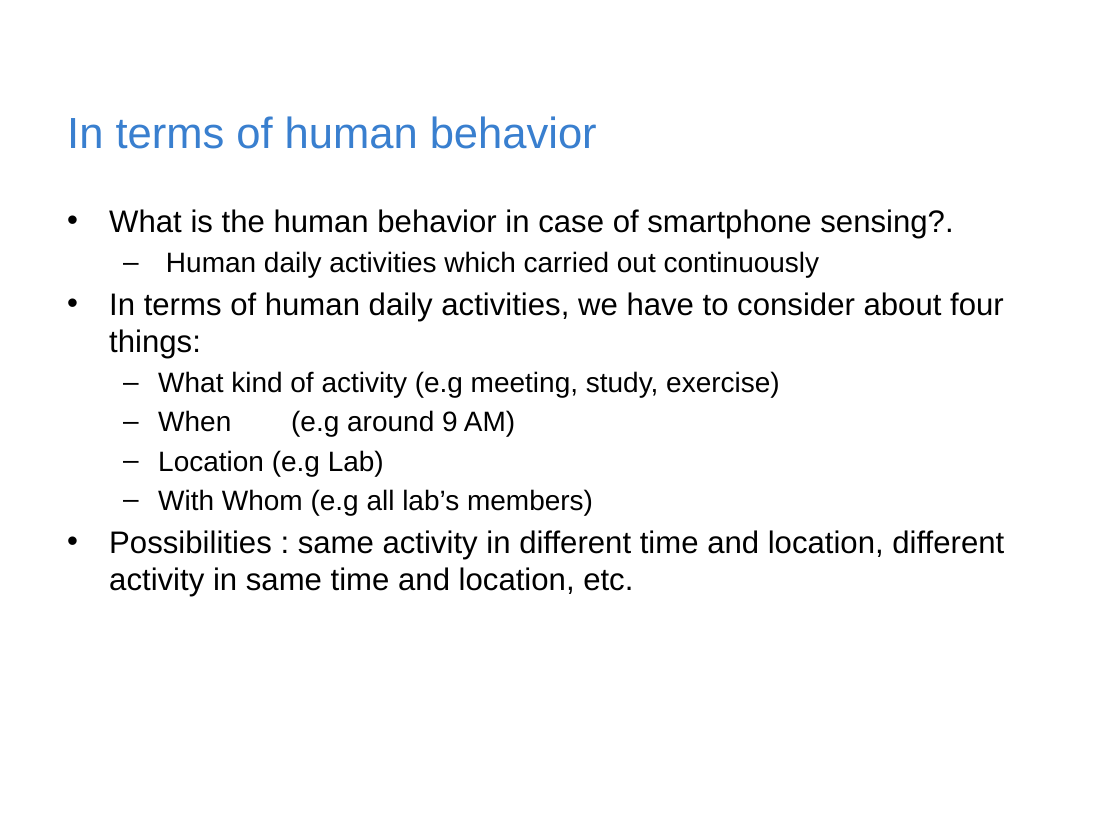
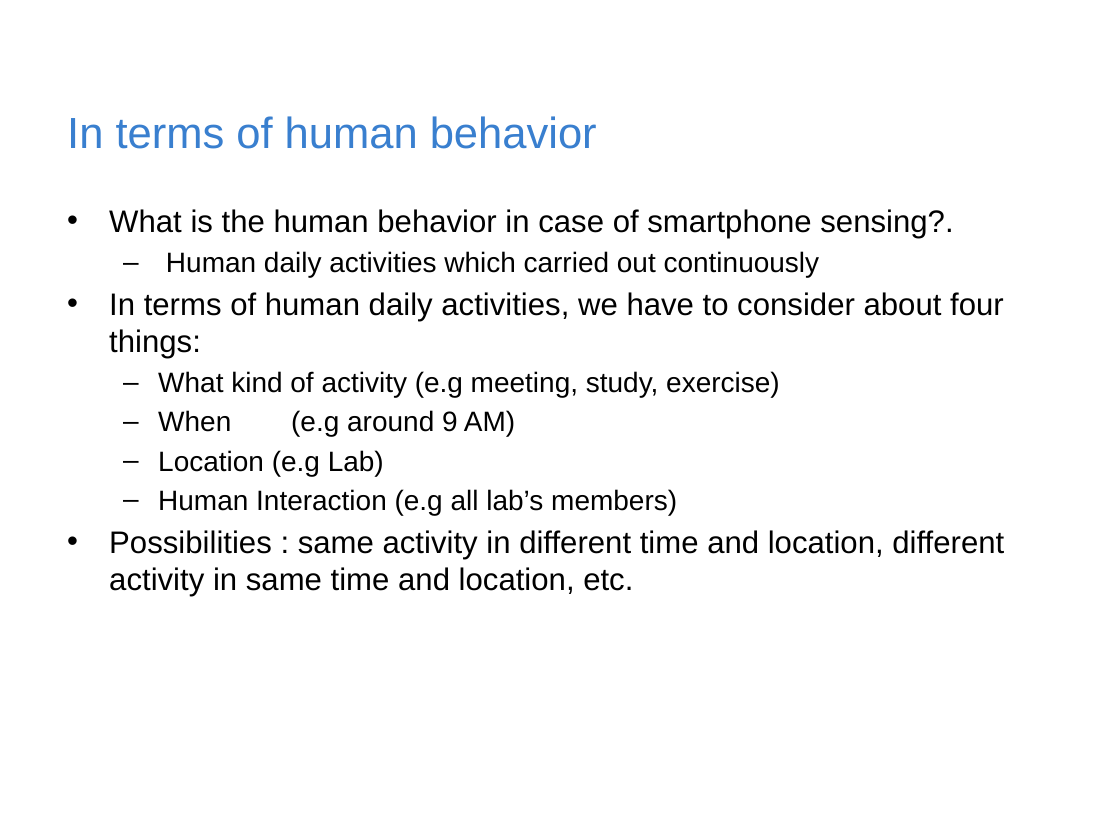
Before and after one commit to rischanlab/MyThesis, a slide deck: slide 6 of Thesis-presentation.pptx (slide 4 before the commit). Drawn at 1120x840 pixels with LibreOffice and Linux fonts; fonts in the diff are those of the drawing; background and template pictures are left out. Boxes give left, top, right and bottom in pixels: in the first picture for what was removed or moved away, otherwise in the second. Text is boxed around its words. In the diff, an @@ line names an element or a change of style, - is before the commit and + after.

```diff
--- a/Thesis-presentation.pptx
+++ b/Thesis-presentation.pptx
@@ text at bbox=[158, 489, 677, 515]: text changed @@
-  – With Whom (e.g all lab’s members)
+  – Human Interaction (e.g all lab’s members)
```
Also in this commit, not shown: 12 other slides changed, 6 slides added, 5 slides removed.
